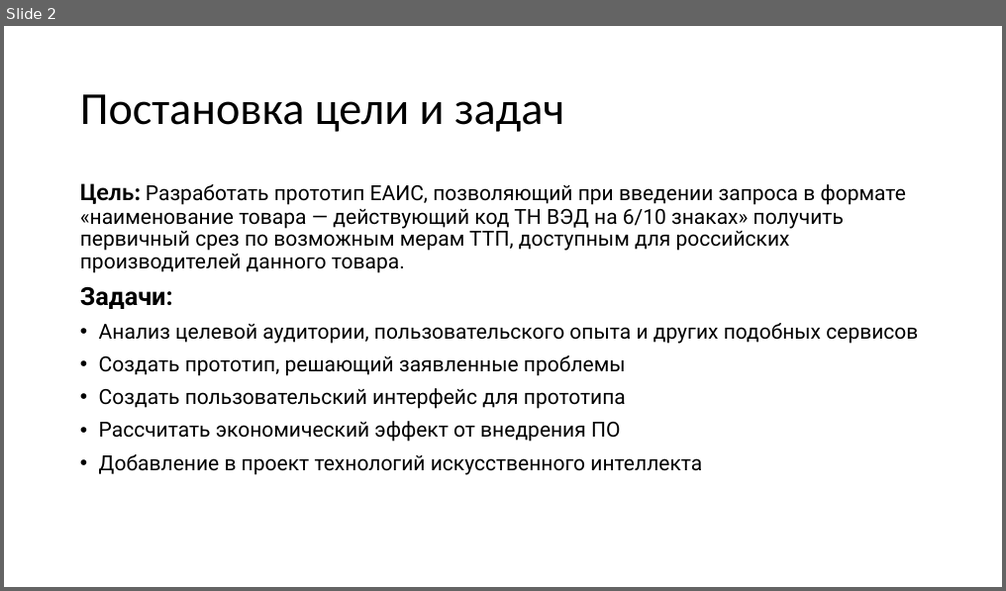
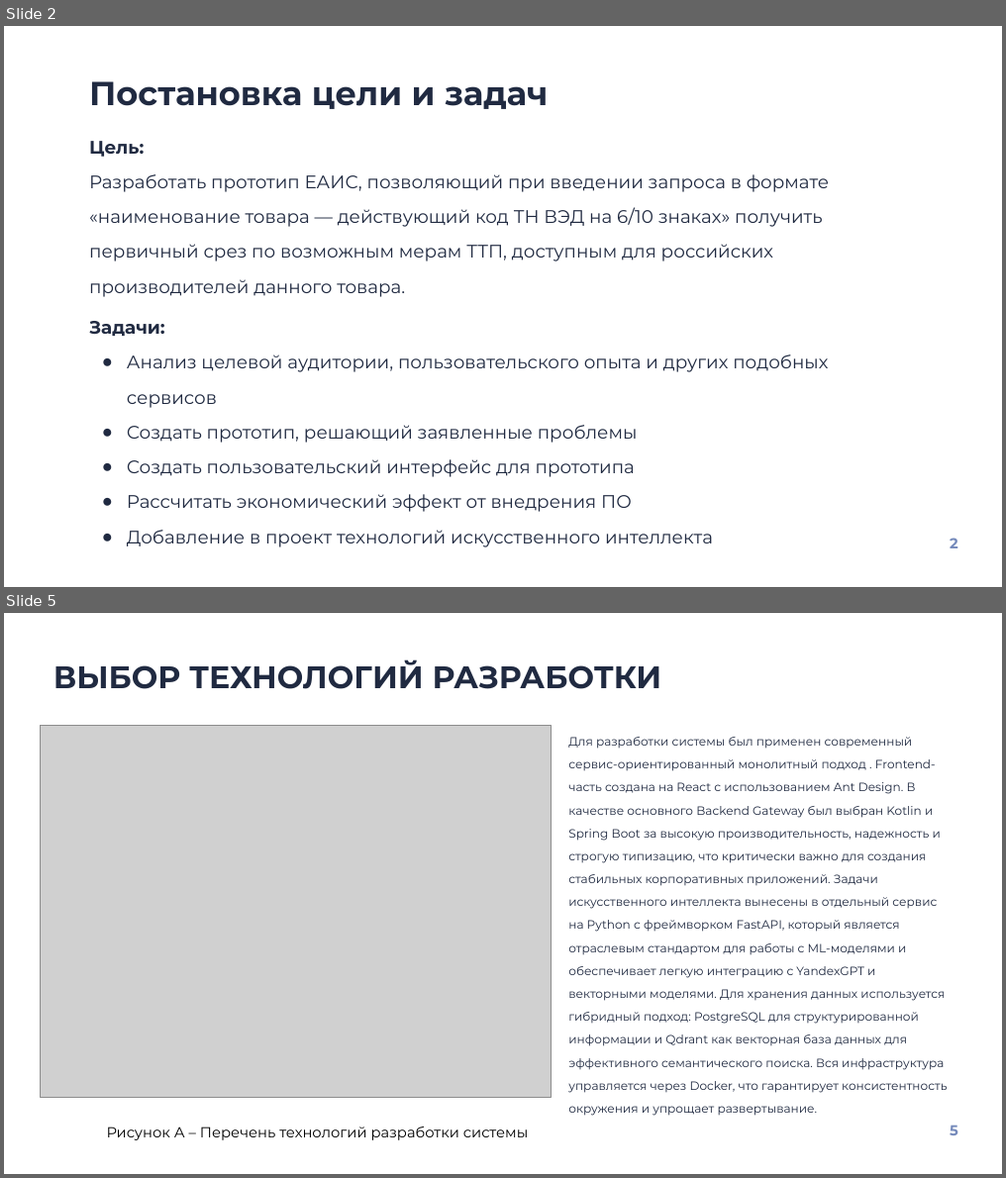
Before and after one commit to maxikfedorov/trade-defense-platform, a slide deck: assets/НейроСанитары_Моспром_v1.pptx. Shown one above the other, each under a label of ours: slide 2 before the commit, slides 2 and 5 after it; the slides between them are not shown. The pictures are 1006x591 and 1006x1178 pixels, drawn with LibreOffice and Linux fonts; fonts in the diff are those of the drawing; grey boxes stand for pictures. Boxes give left, top, right and bottom in pixels: in the first picture for what was removed or moved away, otherwise in the second. Text is boxed around its words. In the diff, an @@ line names an element or a change of style, - is before the commit and + after.

```diff
--- a/assets/НейроСанитары_Моспром_v1.pptx
+++ b/assets/НейроСанитары_Моспром_v1.pptx
@@ slide 5 added at (4, 613, 1002, 1174), background #FFFFFF @@
@@ title added at (54, 660, 661, 689), 30 pt, text #202A41, bold @@
+ВЫБОР ТЕХНОЛОГИЙ РАЗРАБОТКИ
@@ picture added at (40, 725, 550, 1098) @@
@@ text added at (568, 737, 946, 1116), 11.5 pt, text #202A41 @@
+Для разработки системы был применен современный сервис-ориентированный монолитный подход . Frontend-часть создана на React с использованием Ant Design. В качестве основного Backend Gateway был выбран Kotlin и Spring Boot за высокую производительность, надежность и строгую типизацию, что критически важно для создания стабильных корпоративных приложений. Задачи искусственного интеллекта вынесены в отдельный сервис на Python с фреймворком FastAPI, который является отраслевым стандартом для работы с ML-моделями и обеспечивает легкую интеграцию с YandexGPT и векторными моделями. Для хранения данных используется гибридный подход: PostgreSQL для структурированной информации и Qdrant как векторная база данных для эффективного семантического поиска. Вся инфраструктура управляется через Docker, что гарантирует консистентность окружения и упрощает развертывание.
@@ text added at (107, 1127, 528, 1141), 14 pt, text #000000 @@
+Рисунок А – Перечень технологий разработки системы
@@ text added at (949, 1125, 958, 1136), 14 pt, text #758ABB, bold @@
+5
@@ slide 2 changed as well @@
@@ title "Постановка цели и задач": place and size @@
-title "Постановка цели и задач" at (80, 94, 564, 132)
+title "Постановка цели и задач" at (89, 81, 548, 109)
@@ title "Постановка цели и задач" at (89, 81, 548, 109): size 44 to 32 pt, font Calibri to Montserrat, text colour #000000 to #202A41, bold on; line spacing 0.9 to 1; vertical alignment middle to top @@
@@ text "Цель:": place and size @@
-text "Цель:" at (80, 183, 918, 475)
+text "Цель:" at (89, 141, 830, 548)
@@ text at (89, 141, 830, 297): text changed; size 20 to 17.5 pt; font Roboto to Montserrat; text colour #000000 to #202A41 @@
-Цель: Разработать прототип ЕАИС, позволяющий при введении запроса в формате «наименование товара — действующий код ТН ВЭД на 6/10 знаках» получить первичный срез по возможным мерам ТТП, доступным для российских производителей данного товара.
+Цель:
+Разработать прототип ЕАИС, позволяющий при введении запроса в формате «наименование товара — действующий код ТН ВЭД на 6/10 знаках» получить первичный срез по возможным мерам ТТП, доступным для российских производителей данного товара.
@@ text at (89, 321, 828, 548): size 24 to 17.5 pt in "Задачи:"; font Roboto to Montserrat, text colour #000000 to #202A41 in "Задачи:", "Анализ целевой аудитории, пользовательского опыта и других ...", "Создать прототип, решающий заявленные проблемы", "Создать пользовательский интерфейс для прототипа" and 2 more places; size 20 to 17.5 pt in "Анализ целевой аудитории, пользовательского опыта и других ...", "Создать прототип, решающий заявленные проблемы", "Создать пользовательский интерфейс для прототипа", "Рассчитать экономический эффект от внедрения ПО" and 1 more places; line spacing 0.9 to 1.6; less space between paragraphs; bullet • to ● @@
@@ text added at (949, 538, 958, 549), 14 pt, text #758ABB, bold @@
+2
```
Also in this commit, not shown: 4 other slides changed, 5 other slides added, 5 slides removed, 4 other files.
